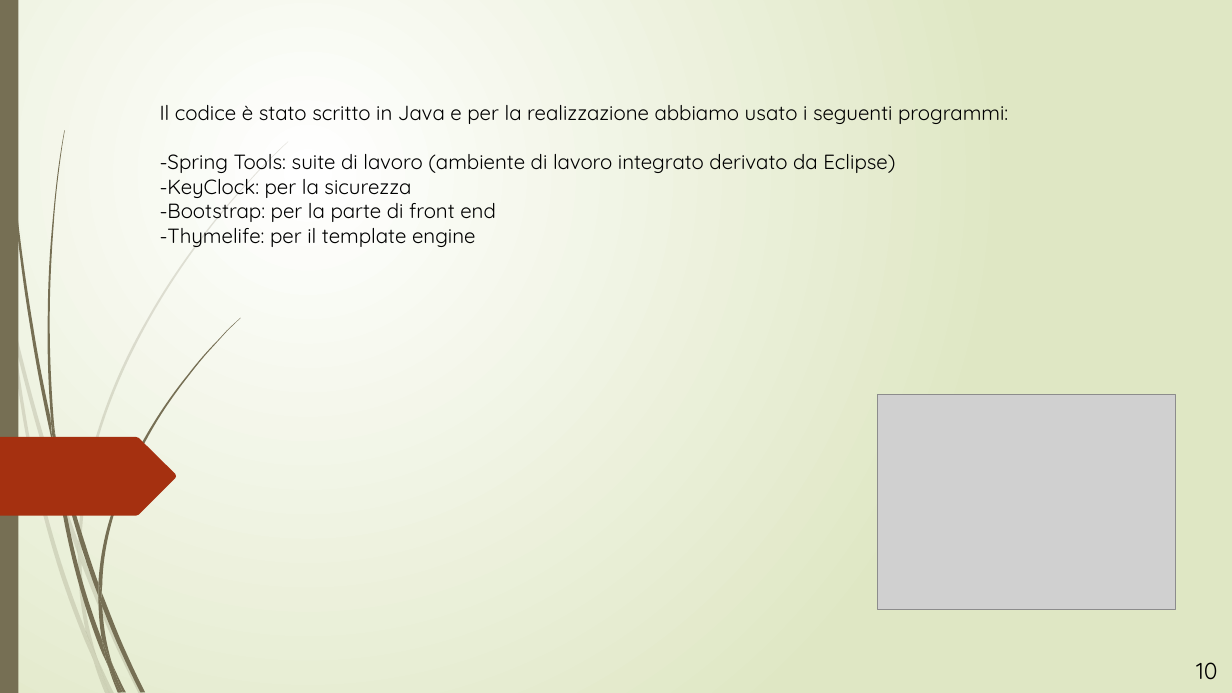
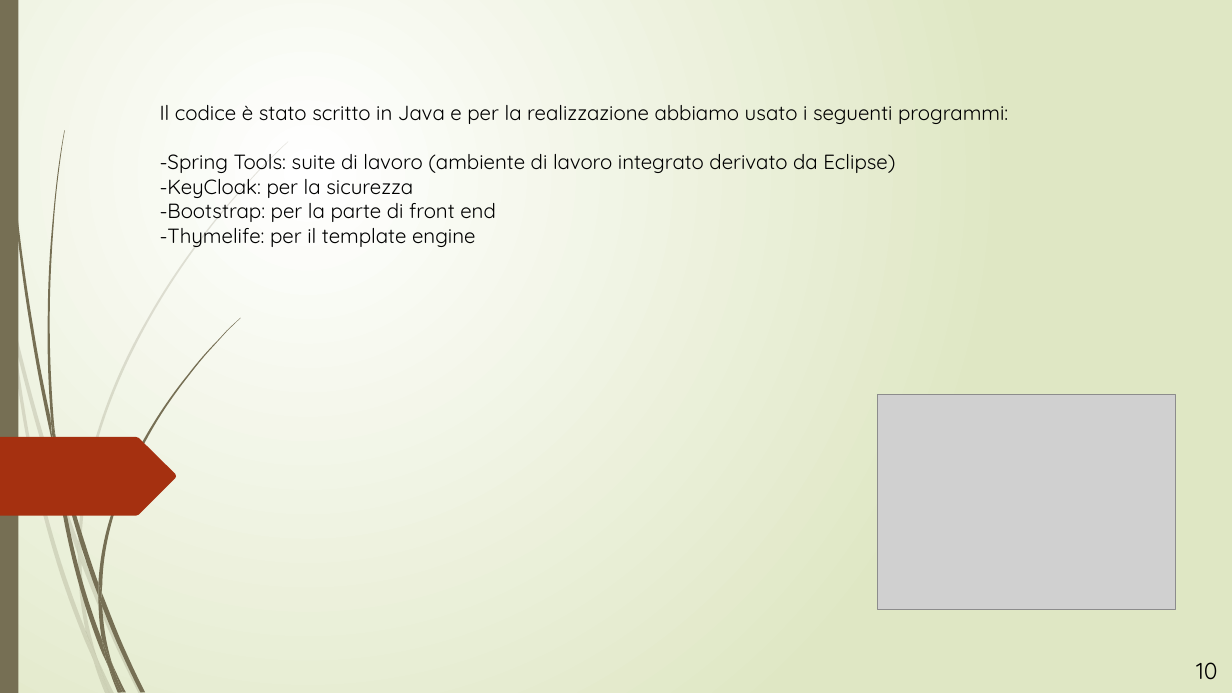
Before and after one commit to MatteoMa/MyAcquarium, a slide deck: slide 10 of presentazione applicazione.pptx. Drawn at 1232x693 pixels with LibreOffice and Linux fonts; fonts in the diff are those of the drawing; grey boxes stand for pictures. Boxes give left, top, right and bottom in pixels: in the first picture for what was removed or moved away, otherwise in the second. Text is boxed around its words. In the diff, an @@ line names an element or a change of style, - is before the commit and + after.

```diff
--- a/presentazione applicazione.pptx
+++ b/presentazione applicazione.pptx
@@ text at [160, 179, 413, 198]: text changed @@
--KeyClock: per la sicurezza
+-KeyCloak: per la sicurezza
```
